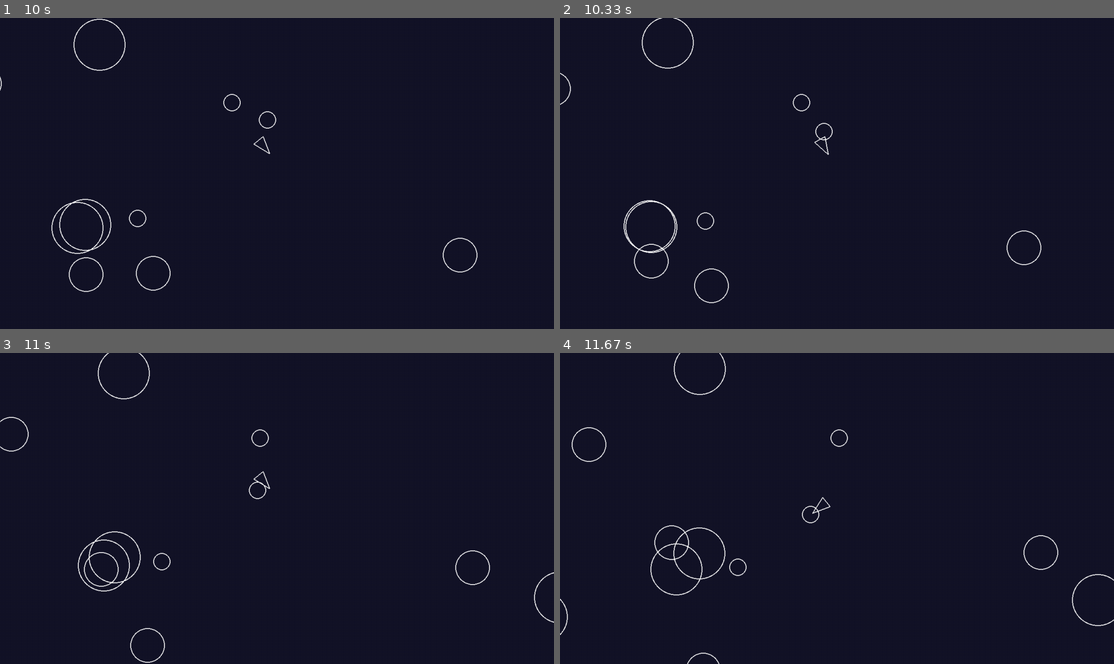
Above: before the commit, frames 1-4 (two rows, left to right).
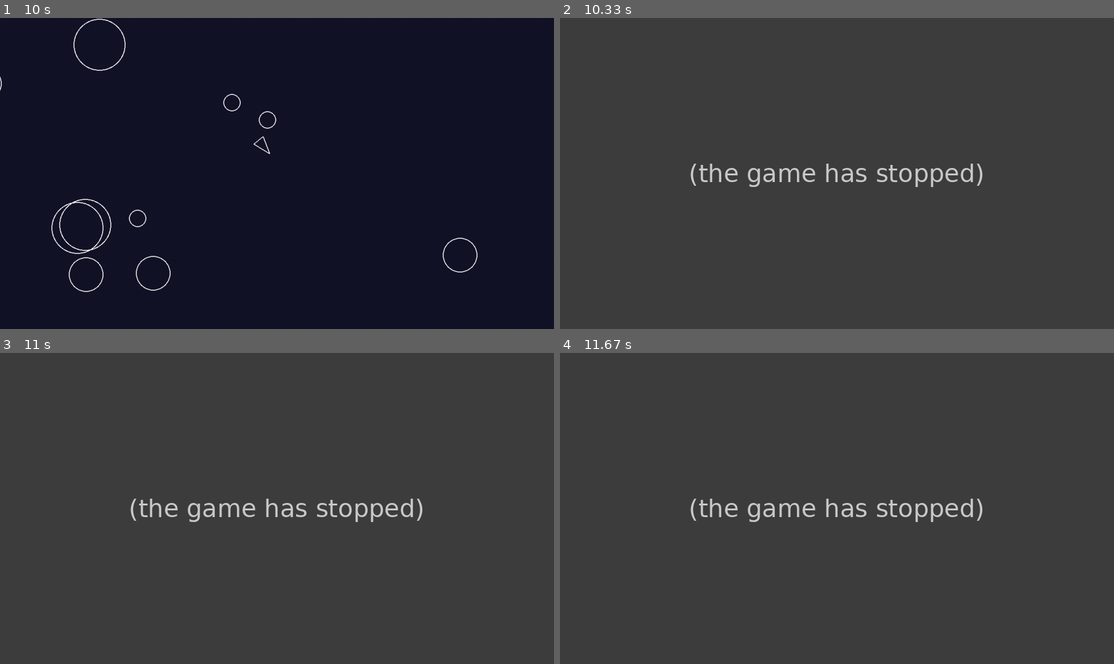
Above: after the commit, the same moments.

Repository: leonardomlouzas/Asteroids-Pygame
Game: pygame game, started from main.py
The game is run twice, just before and just after one commit, with the same random seed, the same clock (stepped at 60 frames per second) and the same inputs.
Inputs:
- Up to frame 1 (10 s): hold Left 0.33-0.87 s; hold Left 0.9-1.3 s; hold Up 1.33-1.7 s; hold Right 1.73-2.37 s; hold Left 2.4-2.87 s; hold Right 2.9-3.37 s; hold Up 3.4-3.7 s; hold Right 3.73-4.2 s; hold Left 4.23-4.77 s; hold Left 4.8-5.2 s; hold Up 5.23-5.6 s; hold Right 5.63-6.27 s; hold Left 6.3-6.77 s; hold Right 6.8-7.27 s; hold Up 7.3-7.6 s; hold Right 7.63-8.1 s; hold Left 8.13-8.67 s; hold Left 8.7-9.1 s; hold Up 9.13-9.5 s; hold Right from 9.53 s (still down)
- Up to frame 2 (10.33 s): release Right at 10.17 s; hold Left from 10.2 s (still down)
- Up to frame 3 (11 s): release Left at 10.67 s; hold Right from 10.7 s (still down)
- Up to frame 4 (11.67 s): release Right at 11.17 s; hold Up 11.2-11.5 s; hold Right from 11.53 s (still down)

Frame 1 is identical in both runs. In frame 2, 100% of the frame differs, in the area x 0-100%, y 0-100%; in frame 3, 100%; in frame 4, 100%.
After the commit the program exited at 10.25 s; later frames show no game.

Commit message:
008: collision detection

Diff:
--- a/circleshape.py
+++ b/circleshape.py
@@ -13,6 +13,14 @@
         self.velocity = pygame.Vector2(0, 0)
         self.radius = radius
 
+    def colide(self, target):
+        return (
+            True
+            if self.position.distance_to(target.position)
+            <= (self.radius + target.radius)
+            else False
+        )
+
     def draw(self, screen):
         # Sub-classes must override
         pass
--- a/main.py
+++ b/main.py
@@ -30,6 +30,8 @@
             if event.type == pygame.QUIT:
                 return
 
+        pygame.display.flip()
+        dt = clock.tick(60) / 1000
         screen.fill((20, 20, 40))
 
         for item in updatable:
@@ -38,8 +40,11 @@
         for item in drawable:
             item.draw(screen)
 
-        pygame.display.flip()
-        dt = clock.tick(60) / 1000
+        for item in asteroids:
+            if item.colide(player):
+                print("Game Over!")
+                exit = 1
+                pygame.quit()
 
 
 if __name__ == "__main__":
